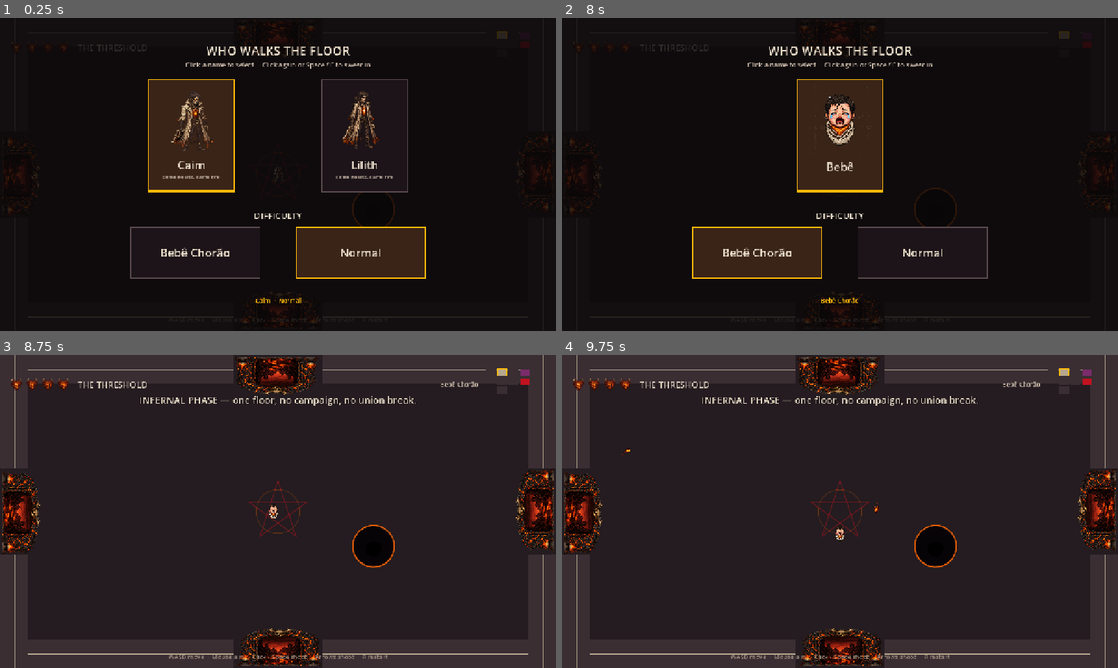
Above: before the commit, frames 1-4 (two rows, left to right).
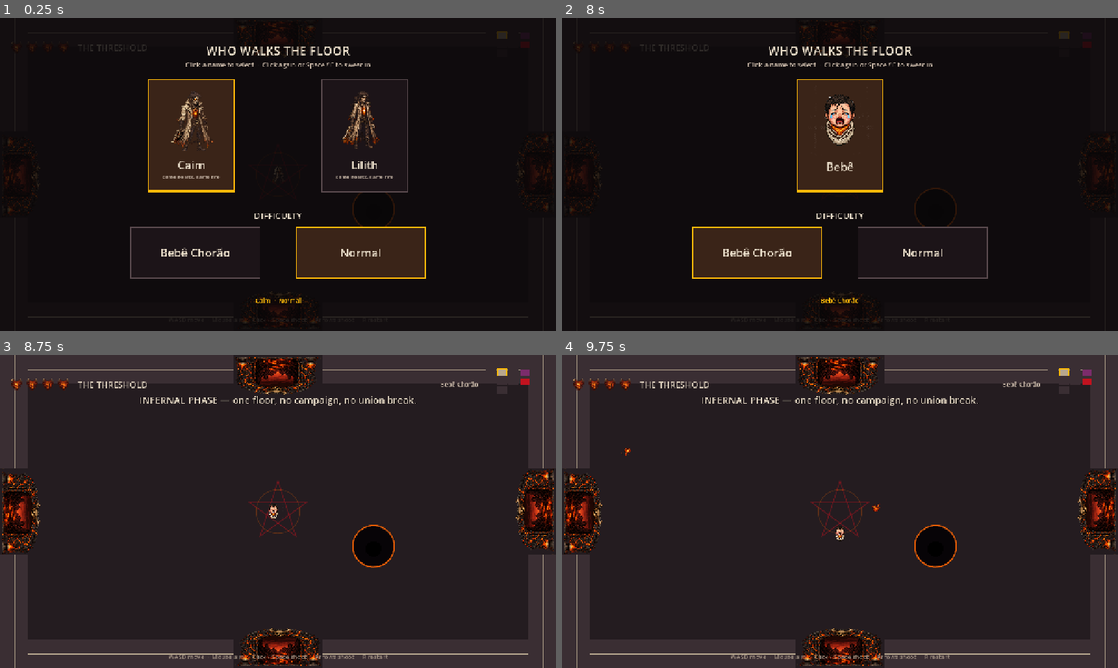
Above: after the commit, the same moments.

Repository: camiloprado/InfernalPhase
Game: Godot game, scene res://scenes/floor.tscn
The game is run twice, just before and just after one commit, with the same random seed, the same clock (stepped at 60 frames per second) and the same inputs.
Inputs (mouse positions are in pixels of both pictures, inside the frame that each line leads up to):
- Up to frame 1 (0.25 s): no input
- Up to frame 2 (8 s): click "Normal" at 0.5 s; click "Normal" at 1.25 s; click "Caim" at 2 s; click "Lilith" at 2.75 s; click "Bebê Chorão" at 3.5 s; click "Bebê" at 4.25 s; tap A (move_left) every 0.75 s from 5 to 7.25 s; move the mouse to (962, 158) at 5.02 s; hold D (move_right) 5.03-5.78 s; tap Down (aim_down) at 5.1 s; click (962, 158) at 5.17 s; move the mouse to (728, 190) at 5.77 s; hold S (move_down) 5.78-6.53 s; tap Left (aim_left) at 5.85 s; move the mouse to (895, 105) at 6.52 s; hold D (move_right) 6.53-7.28 s; tap Right (aim_right) at 6.6 s; move the mouse to (812, 237) at 7.27 s; hold W (move_up) from 7.28 s (still down); tap Up (aim_up) at 7.35 s; click (812, 237) at 7.42 s
- Up to frame 3 (8.75 s): tap A (move_left) at 8 s; move the mouse to (444, 558) at 8.02 s; release W (move_up) at 8.03 s; hold A (move_left) from 8.03 s (still down); hold E (interact) from 8.03 s (still down)
- Up to frame 4 (9.75 s): tap R (restart) at 8.75 s; move the mouse to (673, 464) at 8.77 s; release E (interact) at 8.78 s; tap Space (shoot) at 8.85 s; move the mouse to (867, 511) at 9.52 s; release A (move_left) at 9.53 s; hold S (move_down) from 9.53 s (still down); tap J at 9.6 s; click (867, 511) at 9.67 s

Frames 1-3 are identical in both runs. In frame 4, less than 0.1% of the frame differs, in the area x 10-58%, y 29-51%.

Commit message:
Make shot pulse and trail stretch actually readable.
Atlas stamps on a row are near-duplicates, so 9% scale was invisible
at player fire speed. Stretch the trail, flicker brightness, and spin
a hot core on every pellet.

Co-authored-by: camilovgprado21 <camilovgprado21@gmail.com>

Diff:
--- a/scripts/bullet.gd
+++ b/scripts/bullet.gd
@@ -23,6 +23,7 @@
 var _hit: Dictionary = {}
 var _shot_art := ""
 var _spr: AnimatedSprite2D
+var _core: Sprite2D
 var _base_scale := Vector2.ONE
 var _spin_rate := 0.0
 var _face_travel := true
@@ -108,25 +109,29 @@
 	if _spr:
 		_spr.queue_free()
 		_spr = null
+	if _core:
+		_core.queue_free()
+		_core = null
 	var row := _shot_row()
 	_spr = Sprites.actor(
 		SHOT_SHEET,
 		4,
 		8,
-		{"fly": {"row": row, "fps": 18.0, "loop": true}},
+		{"fly": {"row": row, "fps": 24.0, "loop": true}},
 		maxf(radius * 5.2, 24.0)
 	)
 	_pulse_phase = randf() * TAU
 	_configure_motion(row)
 	if _spr:
 		Sprites.ping_pong(_spr, &"fly")
-		Sprites.stagger(_spr, 18.0)
+		Sprites.stagger(_spr, 24.0)
 		_base_scale = _spr.scale
 		add_child(_spr)
 		if _face_travel:
 			_spr.rotation = _travel().angle()
 		else:
 			_spr.rotation = _pulse_phase
+		_bind_core()
 
 
 func _shot_row() -> int:
@@ -192,16 +197,41 @@
 	return dir
 
 
+func _bind_core() -> void:
+	if _spr == null or _spr.sprite_frames == null:
+		return
+	if not _spr.sprite_frames.has_animation(&"fly"):
+		return
+	if _spr.sprite_frames.get_frame_count(&"fly") < 1:
+		return
+	_core = Sprite2D.new()
+	_core.texture = _spr.sprite_frames.get_frame_texture(&"fly", 0)
+	_core.centered = true
+	_core.texture_filter = CanvasItem.TEXTURE_FILTER_NEAREST
+	_core.z_index = 1
+	_core.modulate = Color(1.45, 1.05, 0.55, 0.55)
+	add_child(_core)
+
+
 func _animate_shot(delta: float) -> void:
-	var pulse := 1.0 + 0.09 * sin(age * 14.0 + _pulse_phase)
-	var flick := 0.86 + 0.14 * absf(sin(age * 17.0 + _pulse_phase * 0.7))
-	_spr.scale = _base_scale * pulse
-	_spr.modulate = Color(1.08 * flick, 0.96 * flick + 0.04, 0.88 * flick + 0.08, 1.0)
+	var beat := age * 18.0 + _pulse_phase
+	var flick := 0.68 + 0.32 * absf(sin(age * 22.0 + _pulse_phase))
+	_spr.modulate = Color(1.2 * flick, 0.92 * flick + 0.08, 0.7 * flick + 0.12, 1.0)
 	if _face_travel:
-		_spr.rotation = _travel().angle() + 0.14 * sin(age * 11.0 + _pulse_phase)
+		# Local +X is the trail. Stretch along travel, fatten the head.
+		var stretch := 1.0 + 0.26 * sin(beat)
+		var fat := 1.0 + 0.14 * sin(beat + PI * 0.5)
+		_spr.scale = Vector2(_base_scale.x * stretch, _base_scale.y * fat)
+		_spr.rotation = _travel().angle() + 0.22 * sin(age * 13.0 + _pulse_phase)
 	else:
+		_spr.scale = _base_scale * (1.0 + 0.16 * sin(beat))
 		_spr.rotation += _spin_rate * delta
-		_spr.position = Vector2.RIGHT.rotated(age * 9.0 + _pulse_phase) * 1.4
+		_spr.position = Vector2.RIGHT.rotated(age * 11.0 + _pulse_phase) * 2.0
+	if _core:
+		_core.rotation += 12.0 * delta
+		var c := 0.38 + 0.16 * sin(age * 24.0 + _pulse_phase)
+		_core.scale = Vector2.ONE * c
+		_core.modulate.a = 0.4 + 0.35 * absf(sin(age * 20.0 + _pulse_phase))
 
 
 func _draw() -> void:
--- a/scripts/hazard.gd
+++ b/scripts/hazard.gd
@@ -237,9 +237,9 @@
 			continue
 		var spr := n as AnimatedSprite2D
 		var phase := float(i) * 0.85
-		var pulse := 1.0 + 0.08 * sin(age * 12.0 + phase)
+		var pulse := 1.0 + 0.12 * sin(age * 14.0 + phase)
 		if hot:
-			pulse += 0.06 * sin(age * 20.0 + phase)
+			pulse += 0.10 * sin(age * 22.0 + phase)
 		if spr == _slam:
 			var diam := slam_r * 2.15
 			spr.scale = Vector2.ONE * (diam / 128.0) * pulse
